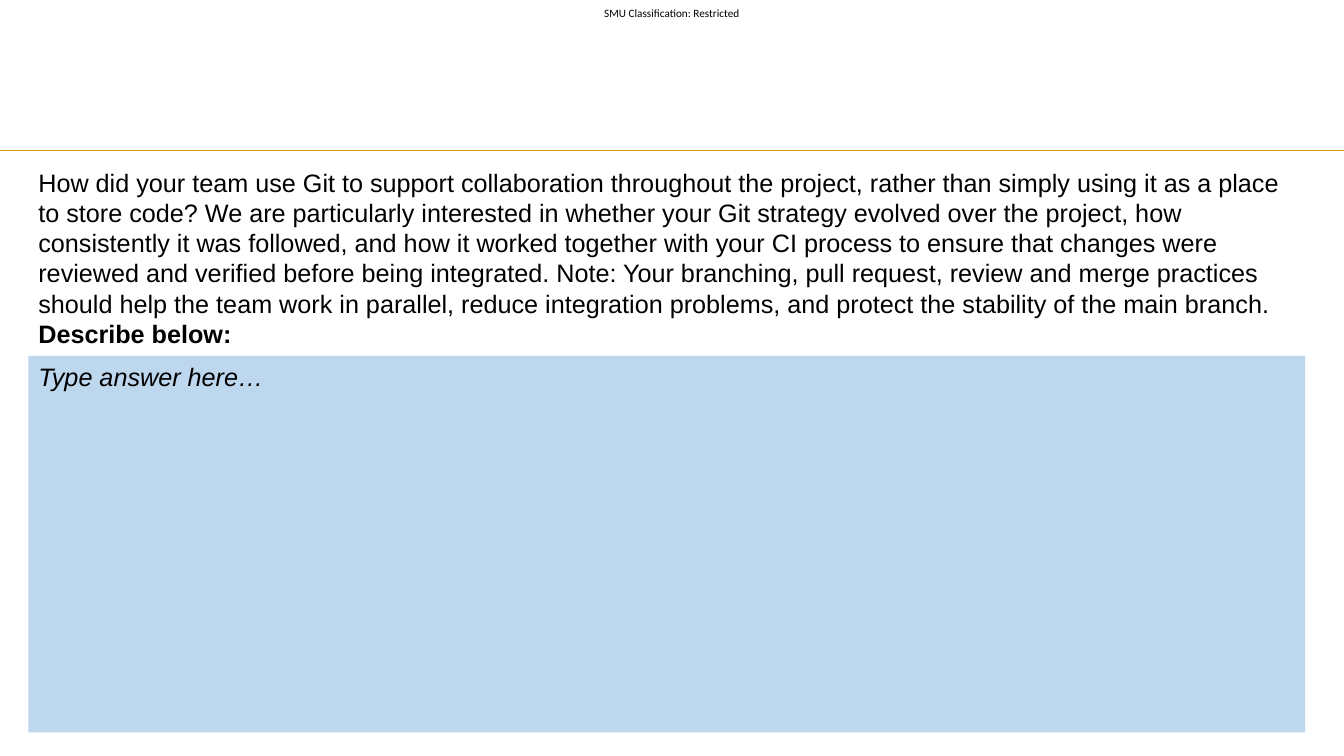
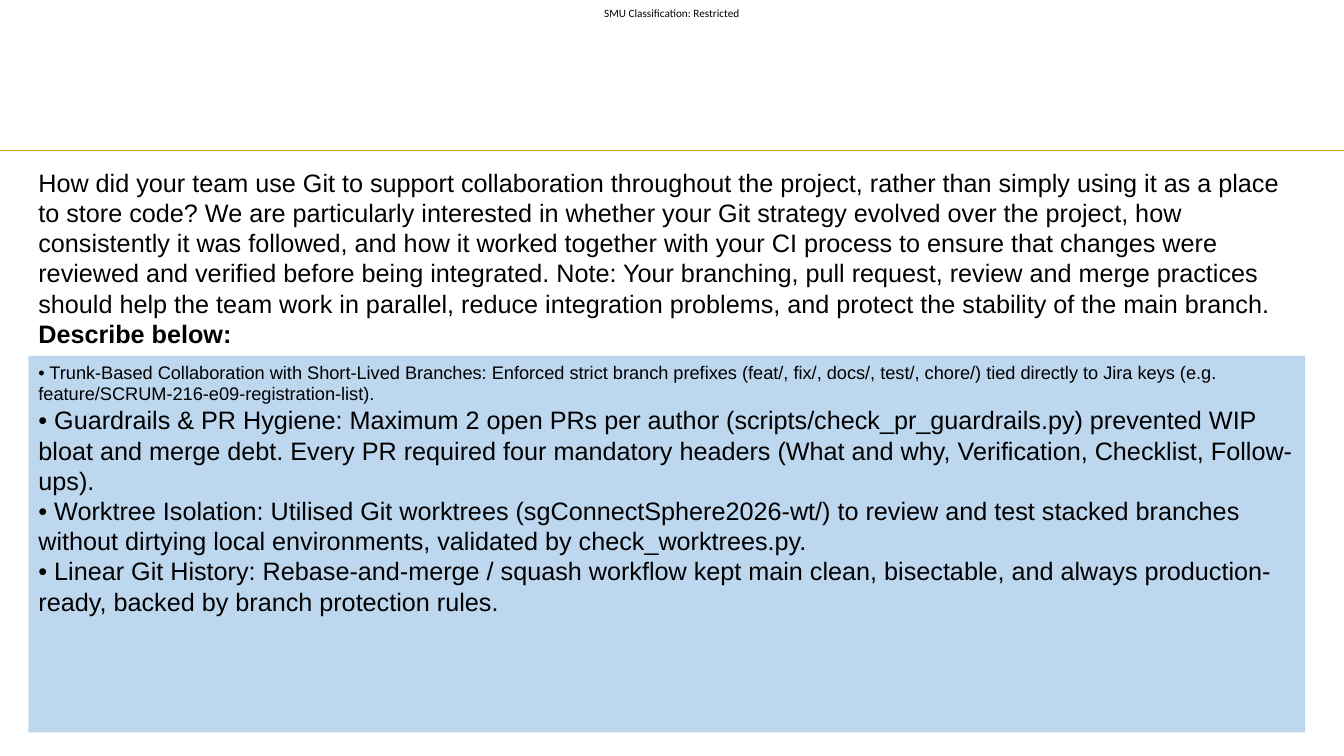
Before and after one commit to hongyime/sgConnectSphere2026, a slide deck: slide 9 of docs/slides/presentation/Week 11 Slide Template.pptx. Drawn at 1344x756 pixels with LibreOffice and Linux fonts; fonts in the diff are those of the drawing; background and template pictures are left out. Boxes give left, top, right and bottom in pixels: in the first picture for what was removed or moved away, otherwise in the second. Text is boxed around its words. In the diff, an @@ line names an element or a change of style, - is before the commit and + after.

Commit message:
docs(slides): populate Week 11 presentation slide deck

```diff
--- a/docs/slides/presentation/Week 11 Slide Template.pptx
+++ b/docs/slides/presentation/Week 11 Slide Template.pptx
@@ text in rectangle at [38,365,1292,616]: text changed; italic off @@
-Type answer here…
+• Trunk-Based Collaboration with Short-Lived Branches: Enforced strict branch prefixes (feat/, fix/, docs/, test/, chore/) tied directly to Jira keys (e.g. feature/SCRUM-216-e09-registration-list).
+• Guardrails & PR Hygiene: Maximum 2 open PRs per author (scripts/check_pr_guardrails.py) prevented WIP bloat and merge debt. Every PR required four mandatory headers (What and why, Verification, Checklist, Follow-ups).
+• Worktree Isolation: Utilised Git worktrees (sgConnectSphere2026-wt/) to review and test stacked branches without dirtying local environments, validated by check_worktrees.py.
+• Linear Git History: Rebase-and-merge / squash workflow kept main clean, bisectable, and always production-ready, backed by branch protection rules.
```
Also in this commit, not shown: 14 other slides changed, 1 other file.
